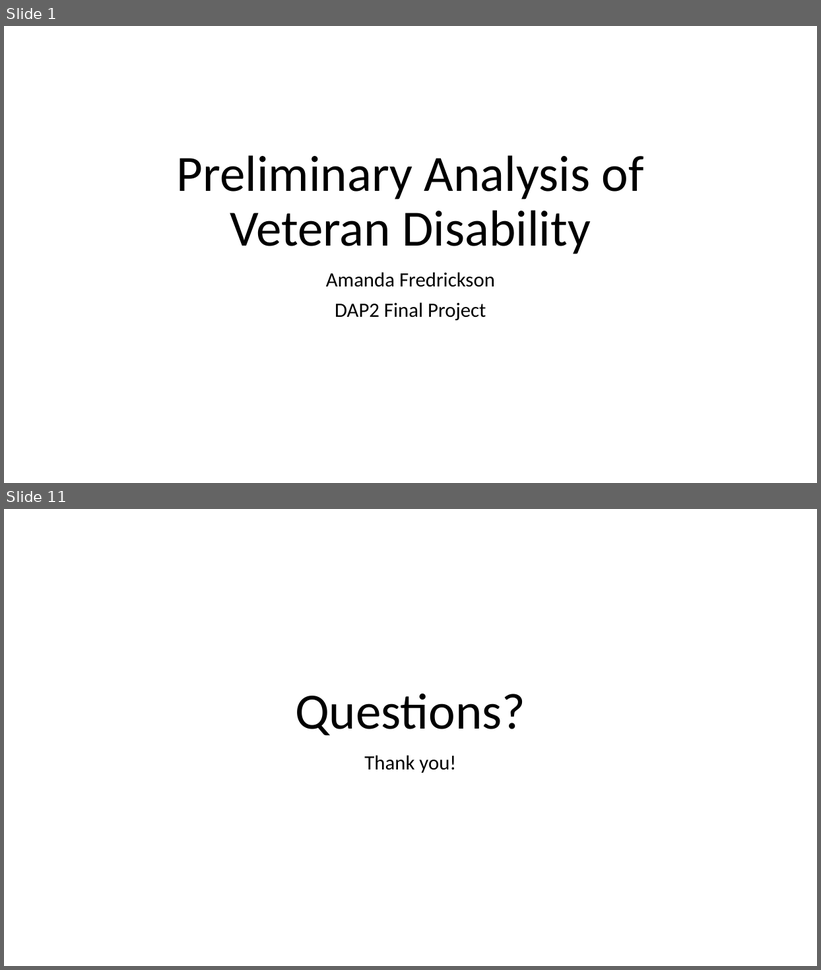
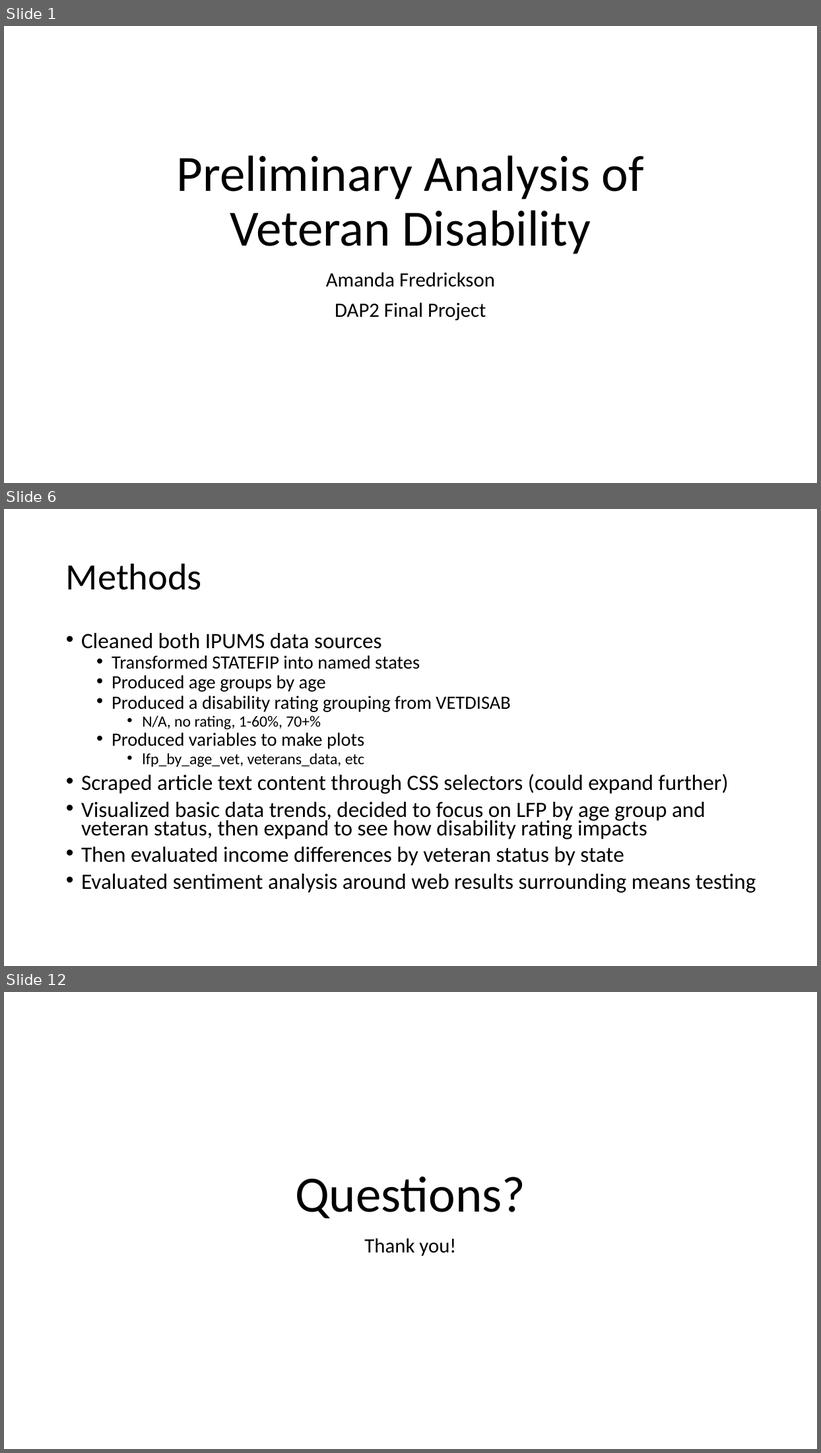
Before and after one commit to mandyfreddy/final-project-fredrickson, a slide deck: Final Project Presentation.pptx. Shown one above the other, each under a label of ours: slides 1 and 11 before the commit, slides 1, 6 and 12 after it; the slides between them are not shown. The pictures are 821x970 and 821x1453 pixels, drawn with LibreOffice and Linux fonts; fonts in the diff are those of the drawing. Boxes give left, top, right and bottom in pixels: in the first picture for what was removed or moved away, otherwise in the second. Text is boxed around its words. In the diff, an @@ line names an element or a change of style, - is before the commit and + after.

```diff
--- a/Final Project Presentation.pptx
+++ b/Final Project Presentation.pptx
@@ slide 6 added at [4, 509, 817, 966], background #FFFFFF @@
@@ title added at [66, 563, 202, 590], 44 pt, text #000000 @@
+Methods
@@ text added at [81, 633, 756, 893], 25.9 pt, text #000000 @@
+• Cleaned both IPUMS data sources
+  • Transformed STATEFIP into named states
+  • Produced age groups by age
+  • Produced a disability rating grouping from VETDISAB
+    • N/A, no rating, 1-60%, 70+%
+  • Produced variables to make plots
+    • lfp_by_age_vet, veterans_data, etc
+• Scraped article text content through CSS selectors (could expand further)
+• Visualized basic data trends, decided to focus on LFP by age group and veteran status, then expand to see how disability rating impacts
+• Then evaluated income differences by veteran status by state
+• Evaluated sentiment analysis around web results surrounding means testing
@@ what was slide 11 is now slide 12 @@
```
Also in this commit, not shown: 4 slides changed, 5 other slides added, 5 slides removed, 5 other files.
